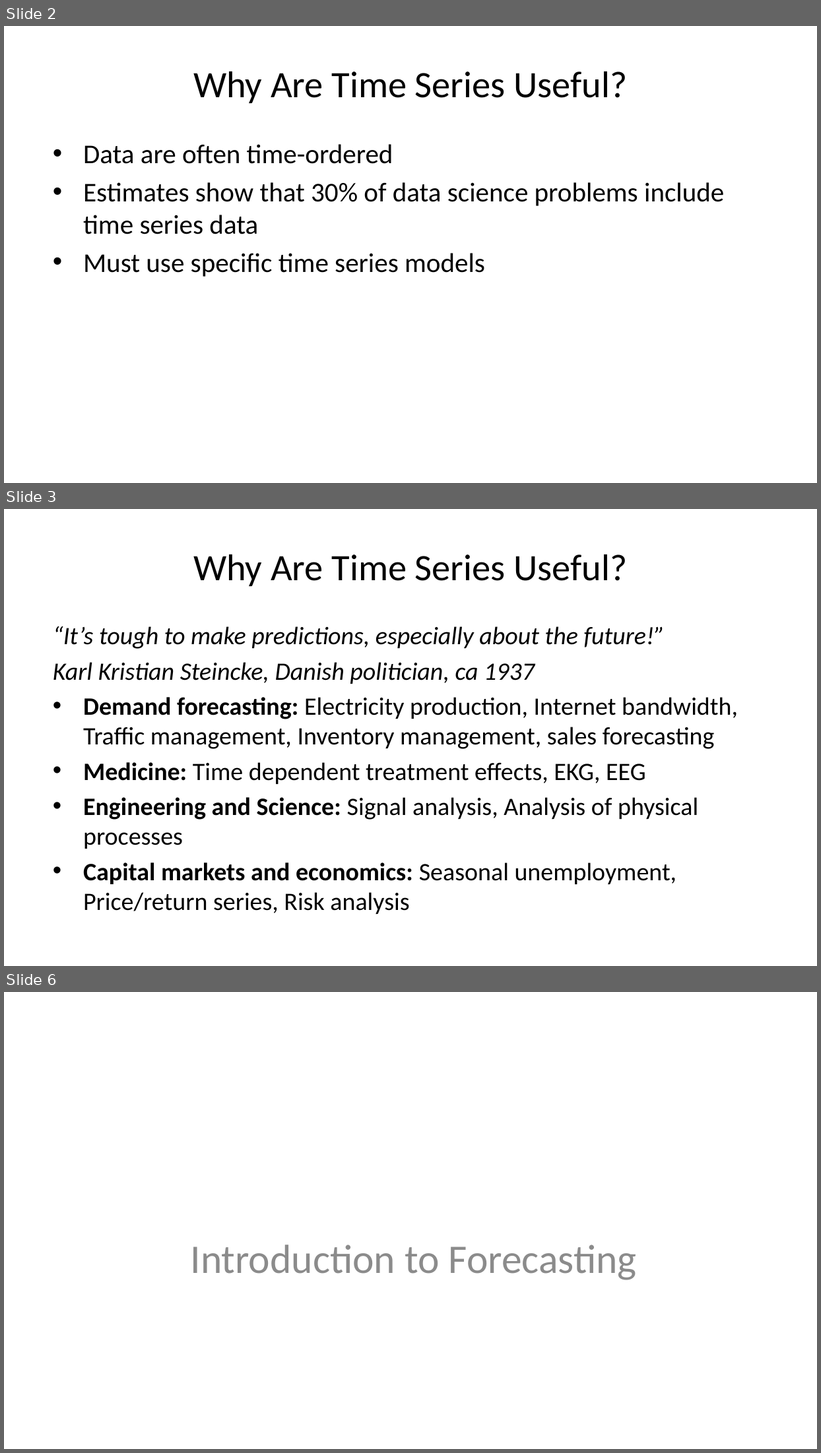
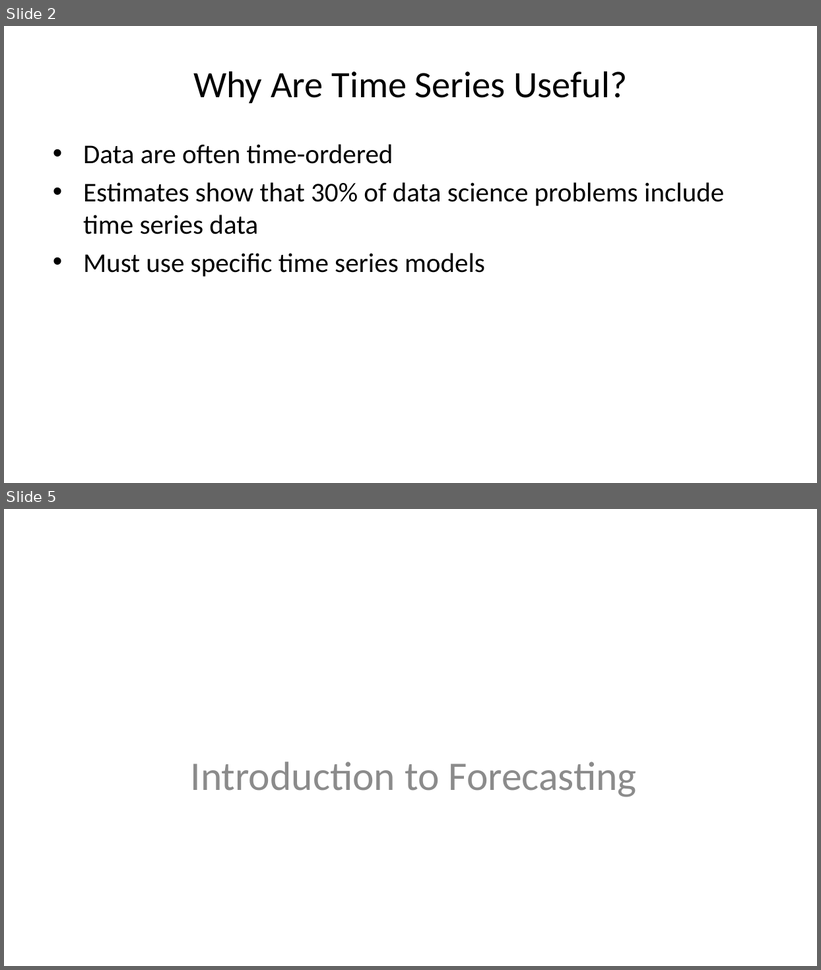
Before and after one commit to StephenElston/CSCI-E-83, a slide deck: LectureSlides/13_BasicTimeSeriesModels.pptx. Shown one above the other, each under a label of ours: slides 2, 3 and 6 before the commit, slides 2 and 5 after it; the slides between them are not shown. The pictures are 821x1453 and 821x970 pixels, drawn with LibreOffice and Linux fonts; fonts in the diff are those of the drawing. Boxes give left, top, right and bottom in pixels: in the first picture for what was removed or moved away, otherwise in the second. Text is boxed around its words. In the diff, an @@ line names an element or a change of style, - is before the commit and + after.

```diff
--- a/LectureSlides/13_BasicTimeSeriesModels.pptx
+++ b/LectureSlides/13_BasicTimeSeriesModels.pptx
@@ slide 3 removed at bbox=[4, 509, 817, 966], background #FFFFFF @@
@@ title removed at bbox=[193, 554, 627, 586] @@
-Why Are Time Series Useful?
@@ text removed at bbox=[53, 626, 738, 914] @@
-“It’s tough to make predictions, especially about the future!”
-Karl Kristian Steincke, Danish politician, ca 1937
-• Demand forecasting: Electricity production, Internet bandwidth, Traffic management, Inventory management, sales forecasting
-• Medicine: Time dependent treatment effects, EKG, EEG
-• Engineering and Science: Signal analysis, Analysis of physical processes
-• Capital markets and economics: Seasonal unemployment, Price/return series, Risk analysis
@@ what was slide 6 is now slide 5 @@
```
Also in this commit, not shown: 9 slides changed, 3 slides added, 1 other slide removed.
